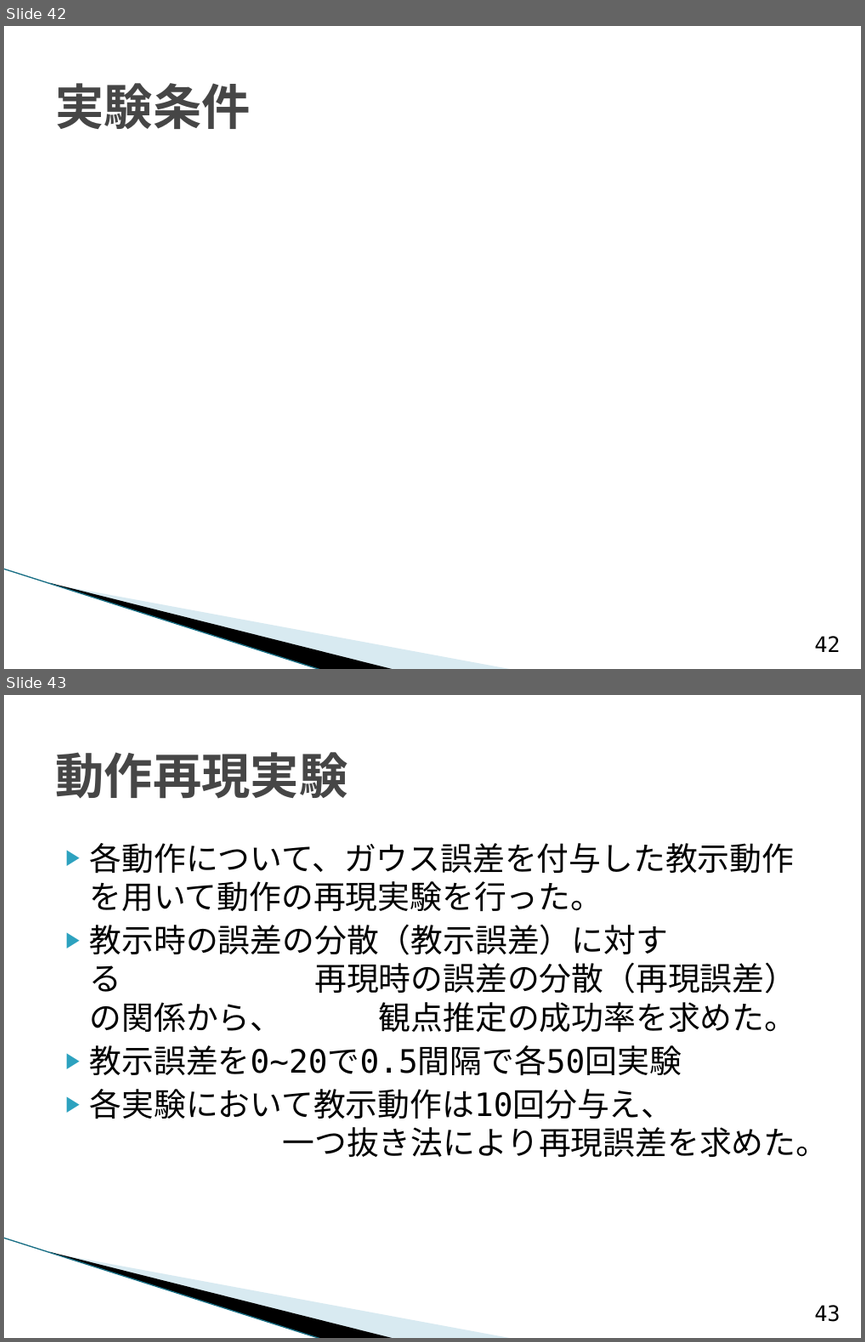
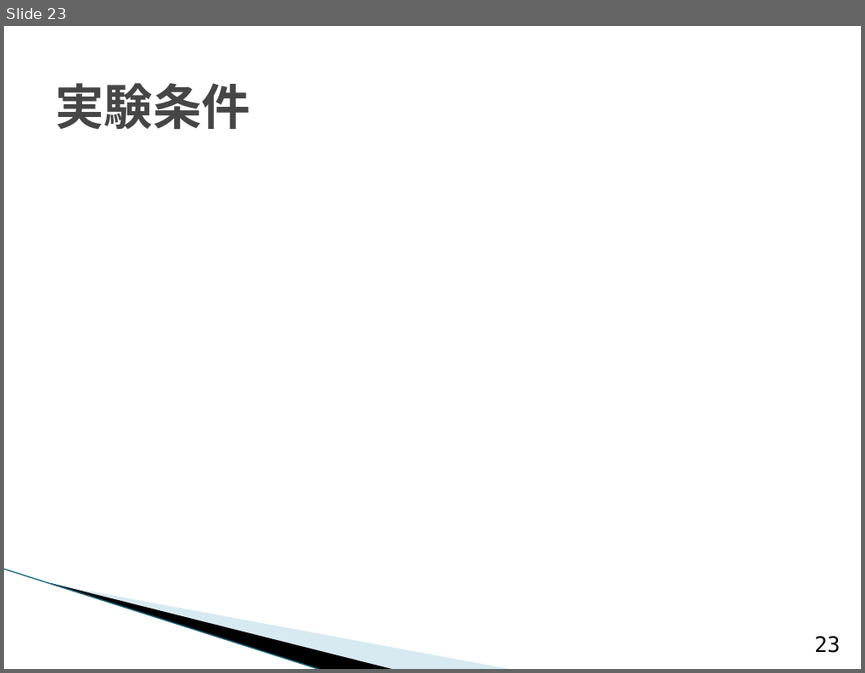
Before and after one commit to TetsuyaKomota/GitforEclipseTest, a slide deck: IntentionLearning/memo/presentation/卒論発表会スライド _2.pptx. Shown one above the other, each under a label of ours: slides 42 and 43 before the commit, slide 23 after it. The pictures are 865x1342 and 865x673 pixels, drawn with LibreOffice and Linux fonts; fonts in the diff are those of the drawing; grey boxes stand for pictures; background and template pictures are left out. Boxes give left, top, right and bottom in pixels: in the first picture for what was removed or moved away, otherwise in the second. Text is boxed around its words. In the diff, an @@ line names an element or a change of style, - is before the commit and + after.

```diff
--- a/IntentionLearning/memo/presentation/卒論発表会スライド _2.pptx
+++ b/IntentionLearning/memo/presentation/卒論発表会スライド _2.pptx
@@ slide 43 removed at (x1=4, y1=695, x2=861, y2=1338), background #FFFFFF; not listed: 3 template elements that a slide beside it also shows @@
@@ title removed at (x1=55, y1=752, x2=347, y2=799) @@
-動作再現実験
@@ text removed at (x1=90, y1=843, x2=828, y2=1157) @@
-▶ 各動作について、ガウス誤差を付与した教示動作を用いて動作の再現実験を行った。
-▶ 教示時の誤差の分散（教示誤差）に対する 再現時の誤差の分散（再現誤差）の関係から、 観点推定の成功率を求めた。
-▶ 教示誤差を0~20で0.5間隔で各50回実験
-▶ 各実験において教示動作は10回分与え、 一つ抜き法により再現誤差を求めた。
@@ page number removed at (x1=814, y1=1304, x2=840, y2=1321) @@
-43
@@ what was slide 42 is now slide 23 @@
@@ page number at (x1=814, y1=635, x2=840, y2=652): text changed @@
-42
+23
```
Also in this commit, not shown: 5 slides changed, 29 other slides removed.
